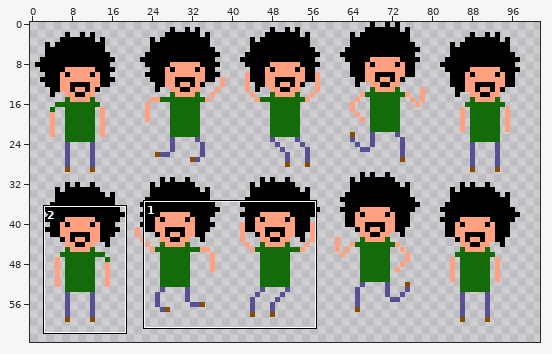
Edited in one commit: sprite sheet (game/new/playersprite2.png). The first picture is a wide view before the edit; the outline marks the close-up.
Close-up. First the earlier version:
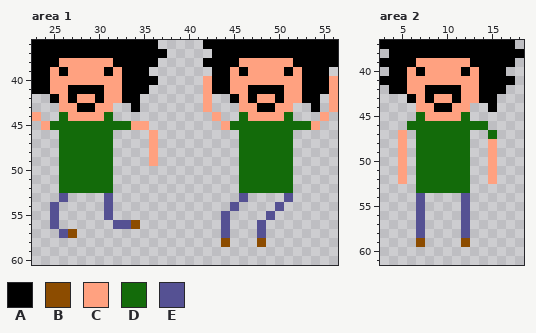
The file is 180x120 pixels. Shown: area 1: x 23..56, y 36..60; area 2: x 3..18, y 37..61. The wide view leaves out empty margins. The commit also changed other parts of the picture, which this record leaves out.
Palette (. is transparent): A #000000  B #8c4c00  C #ffa180  D #136b0a  E #555193
Pixels before, area 1, first column x 23:
36 AAAAAAAAAAAAAA.....AAAAAAAAAAAAAAA
37 AAAAAAAAAAAAAAA.....AAAAAAAAAAAAAA
38 AAACCCCCCAAAAA.....AAAACCCCCCAAAAA
39 AACACCCCACAAA.......AACACCCCACAAA.
40 AACCCCCCCCAAAA.....CAACCCCCCCCAAAC
41 AACCAAAACCAAA......CAACCAAAACCAAAC
42 ..ACACCACCAA.......C..ACACCACCAA.C
43 ...CCAACC..A.......C...CCAACC..A.C
44 C..DCCCCD...........C..DCCCCD...C.
45 .CDDDDDDDDDCC........CDDDDDDDDDC..
46 ...DDDDDD....C.........DDDDDD.....
47 ...DDDDDD....C.........DDDDDD.....
48 ...DDDDDD....C.........DDDDDD.....
49 ...DDDDDD....C.........DDDDDD.....
50 ...DDDDDD..............DDDDDD.....
51 ...DDDDDD..............DDDDDD.....
52 ...DDDDDD..............DDDDDD.....
53 ...E....E..............E....E.....
54 ..E.....E.............E....E......
55 ..E.....E............E....E.......
56 ..E......EEB.........E...E........
57 ...EB................E...E........
58 .....................B...B........
Pixels before, area 2, first column x 3:
37 AAAAAAAAAAAAAAA.
38 .AAAAAAAAAAAAAAA
39 AAAACCCCCCAAAAA.
40 .AACACCCCACAAA..
41 AAACCCCCCCCAAAA.
42 .AACCAAAACCAAA..
43 ...ACACCACCAA...
44 ....CCAACC..A...
45 ....DCCCCD......
46 ...DDDDDDDDD....
47 ..C.DDDDDD..D...
48 ..C.DDDDDD..C...
49 ..C.DDDDDD..C...
50 ..C.DDDDDD..C...
51 ..C.DDDDDD..C...
52 ..C.DDDDDD..C...
53 ....DDDDDD......
54 ....E....E......
55 ....E....E......
56 ....E....E......
57 ....E....E......
58 ....E....E......
59 ....B....B......
After the commit:
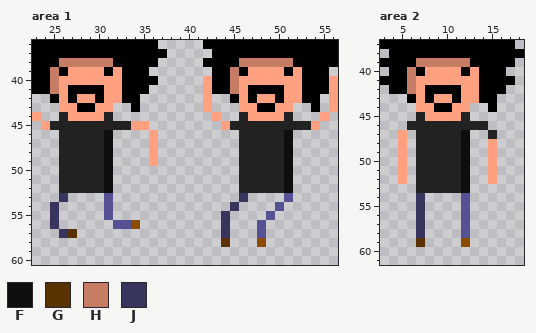
Colours new in this view: F #0e0e0e  G #5a3100  H #c67d64  J #37345e
From old to new:
colour D: #136b0a -> #222222
Changed rows in their new state; - is a pixel that keeps its letter.
Area 1:
first column x 25:
38 -HHHHHH--------------HHHHHH
39 H-------------------H------
40 H-------------------H------
41 H-------------------H------
first column x 25:
46 ------F-------------------F
47 ------F-------------------F
48 ------F-------------------F
49 ------F-------------------F
50 ------F-------------------F
51 ------F-------------------F
52 ------F-------------------F
53 -J-------------------J-----
54 J-------------------J------
55 J------------------J-------
56 J------------------J-------
57 -JG----------------J-------
58 -------------------G-------
Area 2:
first column x 6:
39 -HHHHHH
40 H------
41 H------
42 H------
first column x 7:
47 -----F
48 -----F
49 -----F
50 -----F
51 -----F
52 -----F
53 -----F
54 J-----
55 J-----
56 J-----
57 J-----
58 J-----
59 G-----
Pixel boxes of the changes (left, top, right, bottom) in both close-ups:
changed: (50, 58, 131, 238)
changed: (221, 58, 311, 247)
changed: (407, 58, 497, 247)
